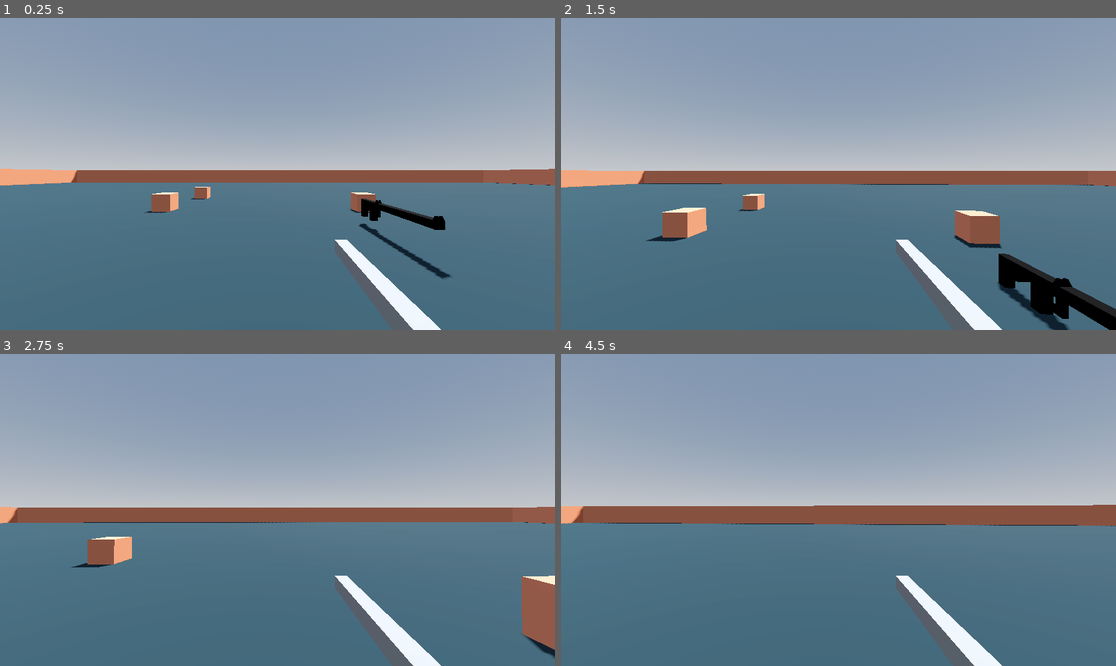
Above: before the commit, frames 1-4 (two rows, left to right).
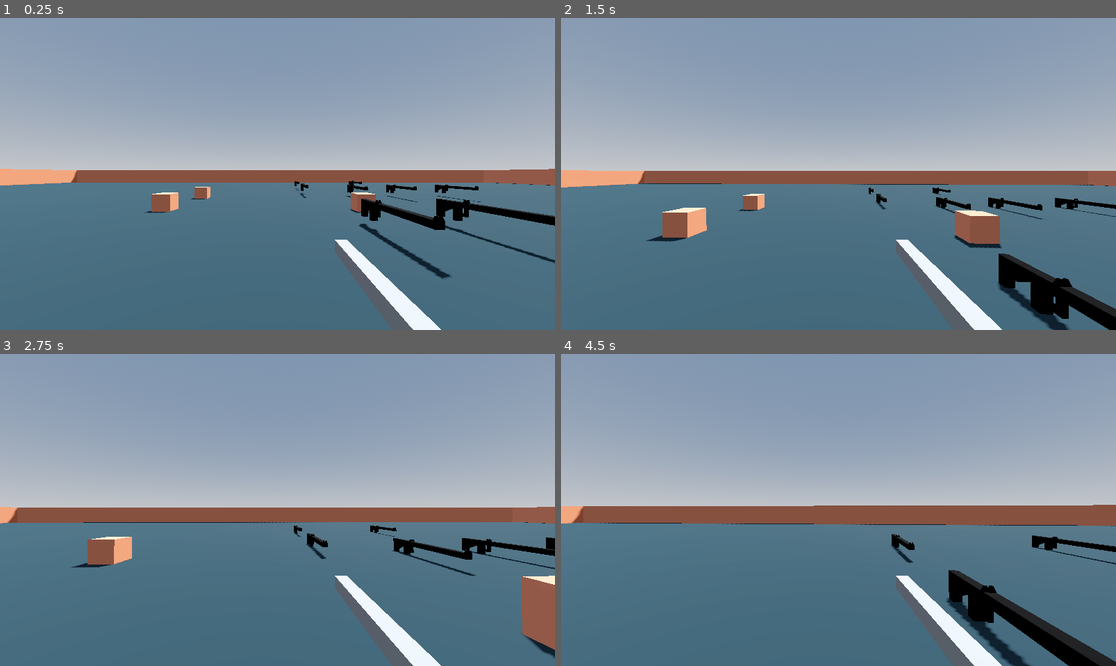
Above: after the commit, the same moments.

Repository: denton85/dsinventory
Game: Godot game, scene res://main.tscn
Two runs of this game, one before a commit and one after it. Both use one fixed random seed, a clock stepped at 60 frames per second and the inputs below.
Inputs (mouse positions are in pixels of both pictures, inside the frame that each line leads up to):
- Up to frame 1 (0.25 s): no input
- Up to frame 2 (1.5 s): tap Enter at 0.5 s; move the mouse to (866, 174) at 0.52 s; hold V (drop_item) 0.53-1.28 s; hold W (up) from 0.53 s (still down); tap Space (jump) at 0.77 s; move the mouse to (810, 174) at 1.27 s; click (810, 174) at 1.35 s
- Up to frame 3 (2.75 s): keep holding W (up); tap Space (jump) at 1.52 s; move the mouse to (288, 503) at 2.02 s; hold F (pickup) from 2.03 s (still down)
- Up to frame 4 (4.5 s): keep holding W (up); move the mouse to (832, 516) at 2.77 s; release F (pickup) at 2.78 s; right-click (832, 516) at 2.85 s; tap Space (jump) at 3.02, 3.77 s; move the mouse to (877, 513) at 3.52 s; hold Shift (sprint) 3.53-4.28 s; move the mouse to (794, 506) at 4.27 s; tap V (drop_item) at 4.35 s

The runs differ from the first frame. In frame 1, 1.2% of the frame differs, in the area x 53-100%, y 52-79%; in frame 2, 0.7%; in frame 3, 1.2%; in frame 4, 3.6%, in the area x 59-100%, y 57-100%.

Commit message:
Added more items to main scene

Diff:
--- a/main.tscn
+++ b/main.tscn
@@ -40,6 +40,38 @@
 
 [node name="ItemScene" parent="." instance=ExtResource("4_p7ads")]
 transform = Transform3D(1, 0, 0, 0, 1, 0, 0, 0, 1, 3.39864, 1.5, -6.41401)
+item = ExtResource("4_lquwl")
+
+[node name="ItemScene9" parent="." instance=ExtResource("4_p7ads")]
+transform = Transform3D(1, 0, 0, 0, 1, 0, 0, 0, 1, 6.52726, 1.5, -6.41401)
+item = ExtResource("4_lquwl")
+
+[node name="ItemScene10" parent="." instance=ExtResource("4_p7ads")]
+transform = Transform3D(1, 0, 0, 0, 1, 0, 0, 0, 1, 6.52726, 1.5, -17.2414)
+item = ExtResource("4_lquwl")
+
+[node name="ItemScene11" parent="." instance=ExtResource("4_p7ads")]
+transform = Transform3D(1, 0, 0, 0, 1, 0, 0, 0, 1, 14.8581, 1.5, -17.2414)
+item = ExtResource("4_lquwl")
+
+[node name="ItemScene12" parent="." instance=ExtResource("4_p7ads")]
+transform = Transform3D(1, 0, 0, 0, 1, 0, 0, 0, 1, 10.2125, 1.5, -17.2414)
+item = ExtResource("4_lquwl")
+
+[node name="ItemScene13" parent="." instance=ExtResource("4_p7ads")]
+transform = Transform3D(1, 0, 0, 0, 1, 0, 0, 0, 1, 10.2125, 1.5, -27.2294)
+item = ExtResource("4_lquwl")
+
+[node name="ItemScene14" parent="." instance=ExtResource("4_p7ads")]
+transform = Transform3D(1, 0, 0, 0, 1, 0, 0, 0, 1, 2.41154, 1.5, -27.2294)
+item = ExtResource("4_lquwl")
+
+[node name="ItemScene15" parent="." instance=ExtResource("4_p7ads")]
+transform = Transform3D(1, 0, 0, 0, 1, 0, 0, 0, 1, 2.41154, 1.5, -19.6952)
+item = ExtResource("4_lquwl")
+
+[node name="ItemScene16" parent="." instance=ExtResource("4_p7ads")]
+transform = Transform3D(1, 0, 0, 0, 1, 0, 0, 0, 1, 2.41154, 1.5, -19.6952)
 item = ExtResource("4_lquwl")
 
 [node name="ItemScene2" parent="." instance=ExtResource("4_p7ads")]
Not shown, changed: addons/dsinventory/item_detect.gd
